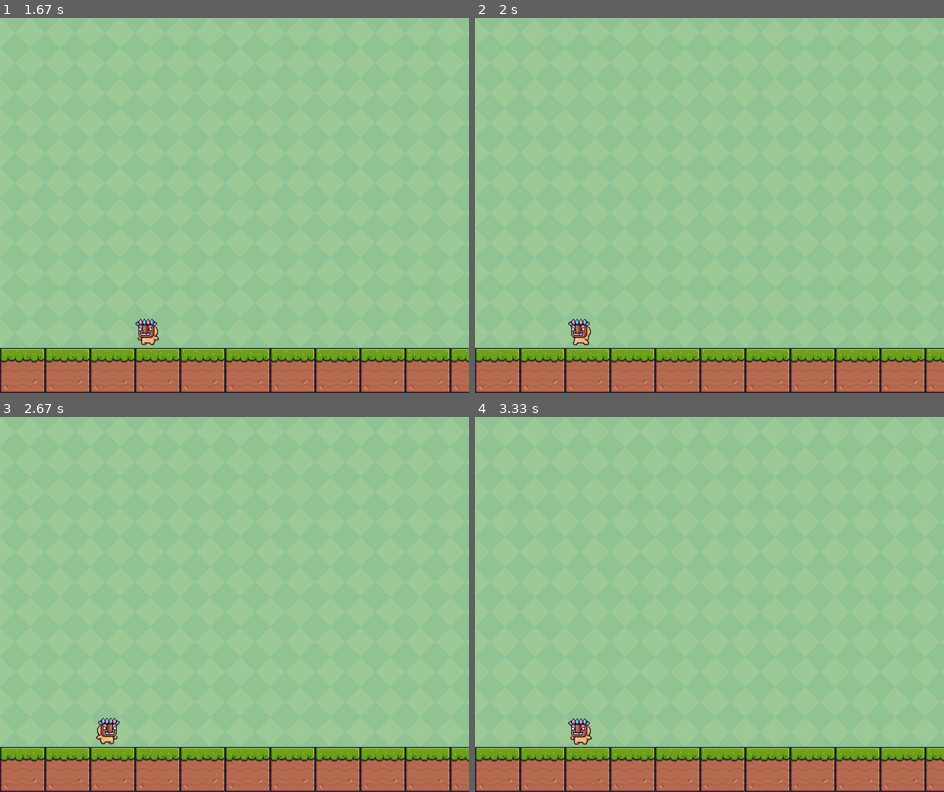
Above: before the commit, frames 1-4 (two rows, left to right).
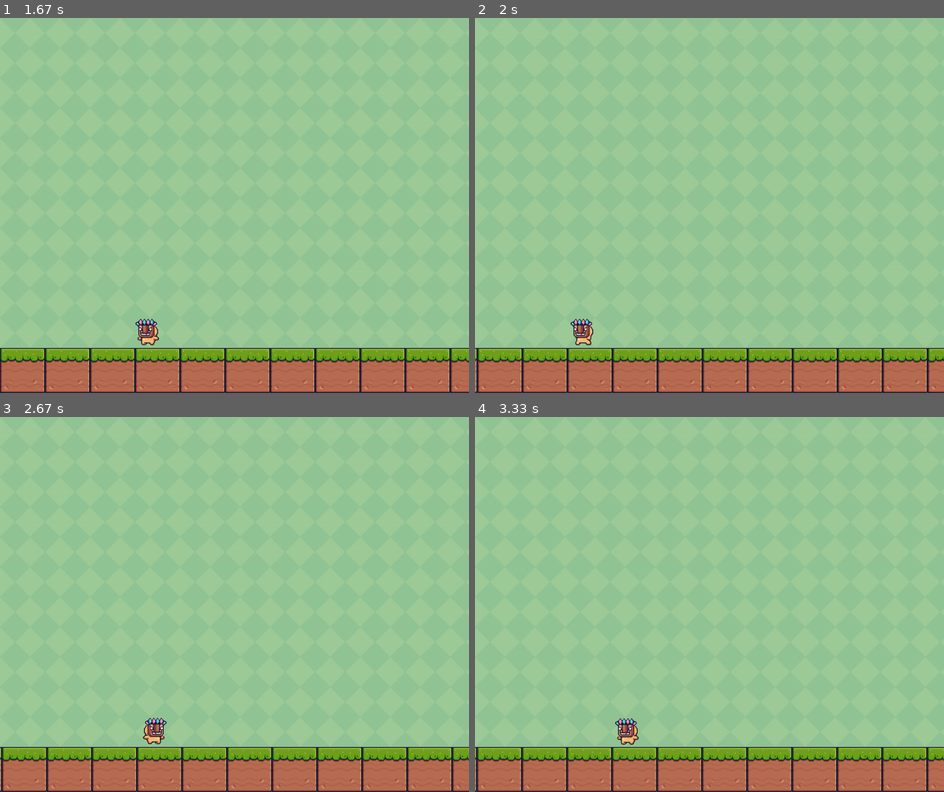
Above: after the commit, the same moments.

Repository: Castleexe/Capstone
Game: pygame game, started from Learning Pygame/main.py
Two runs of this game, one before a commit and one after it. Both use one fixed random seed, a clock stepped at 60 frames per second and the inputs below.
Inputs:
- Up to frame 1 (1.67 s): hold D 0.33-0.8 s; hold D 0.83-1.3 s; hold A from 1.33 s (still down)
- Up to frame 2 (2 s): release A at 1.87 s; hold A from 1.9 s (still down)
- Up to frame 3 (2.67 s): release A at 2.3 s; hold D from 2.33 s (still down)
- Up to frame 4 (3.33 s): release D at 2.97 s; hold A from 3 s (still down)

Frame 1 is identical in both runs. In frame 2, 2.8% of the frame differs, in the area x 0-100%, y 80-100%; in frame 3, 2.9%; in frame 4, 2.9%.

Commit message:
added scrolling background

Diff:
--- a/Learning Pygame/main.py
+++ b/Learning Pygame/main.py
@@ -130,8 +130,8 @@
         self.rect = self.sprite.get_rect(topleft=(self.rect.x, self.rect.y))
         self.mask = pygame.mask.from_surface(self.sprite) #tells us where the pixels are
 
-    def draw(self, win):
-        win.blit(self.sprite, (self.rect.x, self.rect.y))
+    def draw(self, win, offset_x):
+        win.blit(self.sprite, (self.rect.x - offset_x, self.rect.y))
 
 class Object(pygame.sprite.Sprite):
     def __init__(self, x, y, width, height, name=None):
@@ -142,8 +142,8 @@
         self.height = height
         self.name = name
 
-    def draw(self, win):
-        win.blit(self.image, (self.rect.x, self.rect.y))
+    def draw(self, win, offset_x):
+        win.blit(self.image, (self.rect.x - offset_x, self.rect.y))
 
 class Block(Object):
     def __init__(self, x, y, size):
@@ -164,14 +164,14 @@
             tiles.append(pos)
     return tiles, image
 
-def draw(window, background, bg_img, player, objects):
+def draw(window, background, bg_img, player, objects, offset_x):
     for tile in background:
         window.blit(bg_img, tile)
 
     for obj in objects:
-        obj.draw(window)
-
-    player.draw(window)
+        obj.draw(window, offset_x)
+
+    player.draw(window, offset_x)
 
     pygame.display.update()
 
@@ -209,7 +209,9 @@
 
     player = Player(100,100,50,50)
     floor = [Block(i * block_size, HEIGHT-block_size, block_size) for i in range(-WIDTH // block_size, (WIDTH*2) // block_size)]
-    blocks = [Block(0, HEIGHT - block_size, block_size)]
+
+    offset_x = 0
+    scroll_area_width = 200
 
     run = True
     while(run):
@@ -226,7 +228,12 @@
 
         player.loop(FPS)
         handle_move(player, floor)
-        draw(window, background, bg_img, player, floor)
+        draw(window, background, bg_img, player, floor, offset_x)
+
+        if ((player.rect.right - offset_x >= WIDTH - scroll_area_width) and player.x_vel > 0) or (
+                (player.rect.left - offset_x <= scroll_area_width) and player.x_vel < 0):
+            offset_x += player.x_vel
+
     pygame.quit()
     quit()
 
